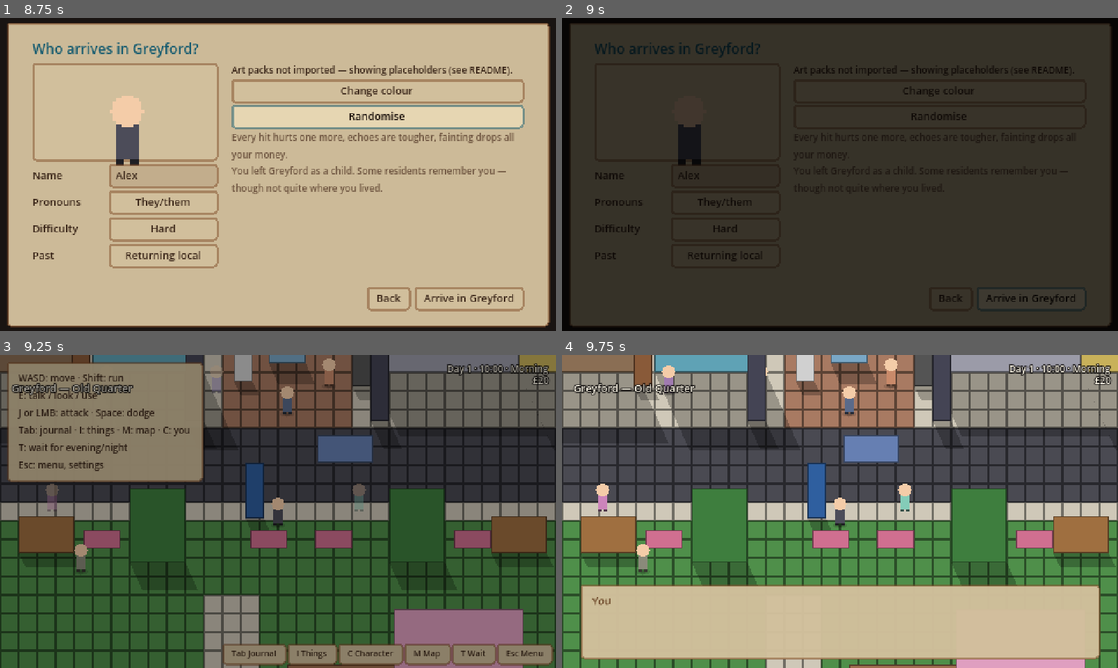
Above: before the commit, frames 1-4 (two rows, left to right).
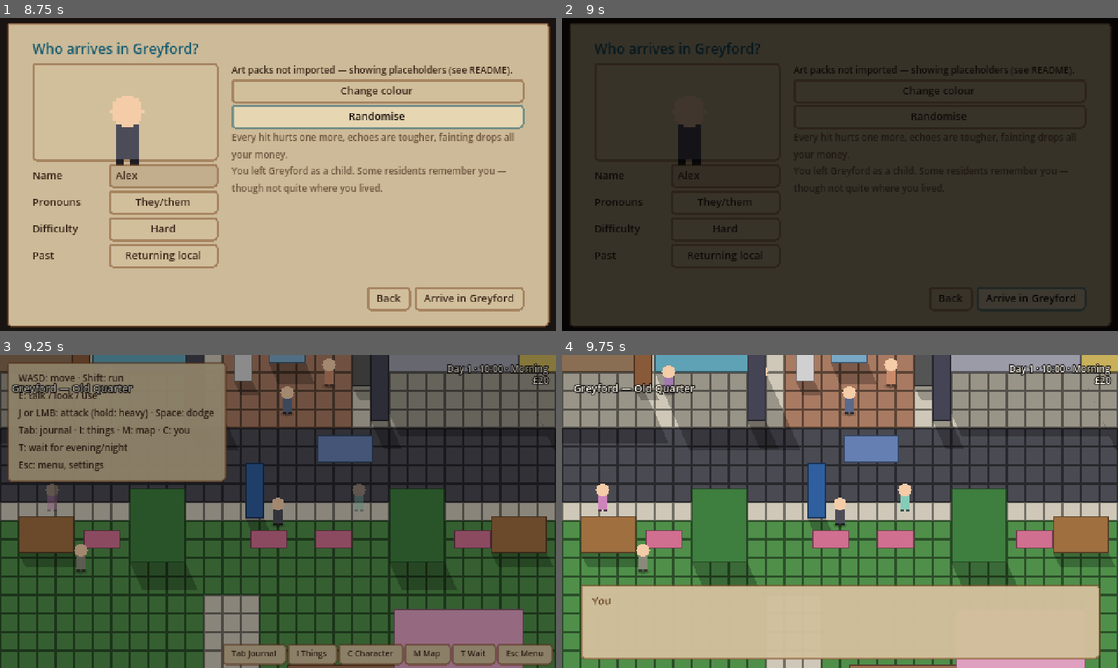
Above: after the commit, the same moments.

Repository: DoctorStrangeSH/ECHOES-OF-THE-VEIL
Game: Godot game, scene res://scenes/bootstrap/game_root.tscn
The game is run twice, just before and just after one commit, with the same random seed, the same clock (stepped at 60 frames per second) and the same inputs.
Inputs (mouse positions are in pixels of both pictures, inside the frame that each line leads up to):
- Up to frame 1 (8.75 s): click "New game" at 0.5 s; click (161, 174) at 1.27 s; type "Alex" at 1.35 s; click "Normal" at 2 s; click "They/them" at 2.75 s; click "She/her" at 3.5 s; click "He/him" at 4.25 s; click "Hard" at 5 s; click "Story" at 5.75 s; click "Normal" at 6.5 s; click "Change colour" at 7.25 s; click "Randomise" at 8 s
- Up to frame 2 (9 s): click "Arrive in Greyford" at 8.75 s
- Up to frame 3 (9.25 s): no input
- Up to frame 4 (9.75 s): tap Enter (ui_accept) at 9.5 s; move the mouse to (962, 495) at 9.52 s; hold D (move_right) from 9.53 s (still down); hold Q (ability) from 9.53 s (still down); click (962, 495) at 9.67 s

Frames 1-2 are identical in both runs. In frame 3, 1.7% of the frame differs, in the area x 16-41%, y 2-41%; in frame 4, nothing differs.

Commit message:
Combat depth: heavy blow, perfect dodge, poise, streaks, tells (R15a)
Co-Authored-By: Claude Opus 5.5 <noreply@anthropic.com>
Claude-Session: https://claude.ai/code/session_01MWkFZ7Z2CbQkcrDH1rQ54Y

Diff:
--- a/data/localization/r0_clarity.json
+++ b/data/localization/r0_clarity.json
@@ -30,7 +30,7 @@
   "GUIDE_NOTE_BRING_JONAH": {"en": "Ask Jonah to come with you first.", "ru": "Сначала позовите Джону с собой."},
   "GUIDE_NOTE_SITES": {"en": "Three doors at the bottom of the Ward street: hospital, kitchen, station. Weigh each testimony.", "ru": "Три двери внизу улицы Палаты: больница, кухня, станция. Оцените каждое свидетельство."},
   "GUIDE_NOTE_ALLIES": {"en": "Ask the people you trust (Jonah, Mara, Ivo, Nadiya, the Alderman, Dr Vale) to stand with you, then go down past the Seal.", "ru": "Попросите тех, кому доверяете (Джону, Мару, Иво, Надию, олдермена, доктора Вейл), встать рядом, потом спускайтесь мимо Печати."},
-  "HUD_CONTROLS": {"en": "WASD: move · Shift: run\nE: talk / look / use\nJ or LMB: attack · Space: dodge\nTab: journal · I: things · M: map · C: you\nT: wait for evening/night\nEsc: menu, settings", "ru": "WASD: ходить · Shift: бег\nE: говорить, осматривать\nJ или ЛКМ: удар · Пробел: рывок\nTab: журнал · I: вещи  …(78 unchanged characters)…
+  "HUD_CONTROLS": {"en": "WASD: move · Shift: run\nE: talk / look / use\nJ or LMB: attack (hold: heavy) · Space: dodge\nTab: journal · I: things · M: map · C: you\nT: wait for evening/night\nEsc: menu, settings", "ru": "WASD: ходить · Shift: бег\nE: говорить, осматривать\nJ или ЛКМ: удар (удерживать — тяжёлый) · Пробел: рывок\nTab: журнал · I: вещи  …(78 unchanged characters)…
   "WAIT_TITLE": {"en": "It's %s. Wait until…", "ru": "Сейчас %s. Подождать до…"},
   "WAIT_EVENING": {"en": "evening (18:00)", "ru": "вечера (18:00)"},
   "WAIT_NIGHT": {"en": "night (22:00)", "ru": "ночи (22:00)"},
--- a/data/localization/r4_enemies.json
+++ b/data/localization/r4_enemies.json
@@ -9,5 +9,11 @@
   "ENEMY_FLICKER_HINT": {"en": "when it glows, it steps out of the air behind you. Dodge as the glow fades", "ru": "когда засветится, шагнёт из воздуха вам за спину. Уходите рывком, как только свет погаснет"},
   "ENEMY_CALLER_HINT": {"en": "it keeps calling small echoes to its side. Reach it first", "ru": "всё время зовёт к себе мелких эхо. Сначала доберитесь до неё"},
   "ENEMY_MOURNER_HINT": {"en": "it heals the echoes around it, and the Lantern Flash doesn't stop it. Finish it first", "ru": "лечит эхо вокруг себя, и вспышка фонаря её не останавливает. Сначала — её"},
-  "COMBAT_GUARDED": {"en": "guarded", "ru": "отбито"}
+  "COMBAT_GUARDED": {"en": "guarded", "ru": "отбито"},
+  "COMBAT_BROKEN": {"en": "off balance!", "ru": "сбит!"},
+  "COMBAT_PERFECT": {"en": "Echo!", "ru": "Отзвук!"},
+  "COMBAT_COUNTER": {"en": "counter", "ru": "ответ"},
+  "COMBAT_STREAK": {"en": "streak ×%d", "ru": "связка ×%d"},
+  "COMBAT_STREAK_LOST": {"en": "streak broken", "ru": "связка прервана"},
+  "COMBAT_MOVES_HINT": {"en": "Hold the attack for a heavy blow all around. Dodge in the last instant before an echo strikes — time slows and your next blow hits twice as hard. Hits without being hurt make a streak: echoes leave more Resonance.", "ru": "Удерживайте удар — тяжёлый удар по кругу. Рывок в последний миг перед ударом эха — время замедляется, и следующий ваш удар вдвое сильнее. Удары без пропущенных — это связка: эхо оставляет больше Резонанса."}
 }
--- a/scripts/combat/combat_fx.gd
+++ b/scripts/combat/combat_fx.gd
@@ -3,6 +3,32 @@
 ## Shared "game feel" helpers: hit-stop, floating damage numbers, afterimages.
 
 static var _hitstop_depth := 0
+## Slow motion (a perfect dodge): real-time end and the scale it runs at.
+static var _slow_until := 0.0
+static var _slow_scale := 1.0
+static var _slow_id := 0
+
+
+static func _calm_scale() -> float:
+	return _slow_scale if Time.get_ticks_msec() / 1000.0 < _slow_until else 1.0
+
+
+## The world slows down for a moment of real time; hit-stops still work in it.
+static func slowmo(seconds: float, scale: float = 0.35) -> void:
+	var tree := Engine.get_main_loop() as SceneTree
+	if tree == null:
+		return
+	_slow_id += 1
+	var id := _slow_id
+	_slow_until = Time.get_ticks_msec() / 1000.0 + seconds
+	_slow_scale = scale
+	if _hitstop_depth <= 0:
+		Engine.time_scale = scale
+	await tree.create_timer(seconds, true, false, true).timeout
+	if id == _slow_id:
+		_slow_until = 0.0
+		if _hitstop_depth <= 0:
+			Engine.time_scale = 1.0
 
 
 ## Freezes the game briefly on impact. Overlapping calls extend, never stack.
@@ -16,7 +42,7 @@
 	_hitstop_depth -= 1
 	if _hitstop_depth <= 0:
 		_hitstop_depth = 0
-		Engine.time_scale = 1.0
+		Engine.time_scale = _calm_scale()
 
 
 ## Rising number above a hit. `parent` should be the location (world space).
@@ -25,12 +51,12 @@
 
 
 ## A short floating word above a spot (damage numbers, "guarded").
-static func text_pop(parent: Node, at: Vector2, text: String, color: Color = Color(1, 0.95, 0.8)) -> void:
+static func text_pop(parent: Node, at: Vector2, text: String, color: Color = Color(1, 0.95, 0.8), size: int = 8) -> void:
 	if parent == null:
 		return
 	var l := Label.new()
 	l.text = text
-	l.add_theme_font_size_override("font_size", 8)
+	l.add_theme_font_size_override("font_size", size)
 	l.add_theme_color_override("font_color", color)
 	l.add_theme_color_override("font_outline_color", Color.BLACK)
 	l.add_theme_constant_override("outline_size", 3)
--- a/scripts/combat/echo_enemy.gd
+++ b/scripts/combat/echo_enemy.gd
@@ -13,8 +13,10 @@
 ##   summon        - {"variant", "every", "max"}: calls more echoes while it lives
 ##   mend          - {"every", "radius", "amount"}: heals the echoes around it
 ##   resist_stun   - the Lantern Flash does not stop it
-## Readable state machine: drift -> chase -> wind-up (clear glow telegraph) ->
-## lunge/shoot -> recover. Hit flash, knockback, stun from the Lantern Flash.
+## Readable state machine: drift -> chase -> wind-up (glow, a "!" and the
+## lunge's path drawn on the ground) -> lunge/shoot -> recover.
+## Poise (R15a): hits wear it down (hard hits more); at zero the echo is
+## knocked off balance — dazed, open, and every hit on it does one more. Hit flash, knockback, stun from the Lantern Flash.
 ## Stays defeated once beaten (flag "defeated.<enemy_id>"). Drops Resonance.
 
 enum State { DRIFT, CHASE, WINDUP, LUNGE, RECOVER, HURT, STUNNED, DEAD }
@@ -72,6 +74,14 @@
 var _home := Vector2.ZERO
 var _flash := 0.0
 var _bar: Node2D
+var poise_max := 3
+var poise := 3.0
+var _last_hit_at := 0.0
+var _tell: Line2D
+const POISE_REGEN_DELAY := 2.0
+const BROKEN_TIME := 1.3
+## How long before a blow lands a dodge still counts as perfect.
+const PERFECT_WINDOW := 0.18
 
 @onready var sprite: LayeredCharacterSprite = $Sprite
 
@@ -114,6 +124,18 @@
 	_hitbox.knockback = 160.0
 	_hitbox.add_child(_rect_shape(Vector2(14, 14), Vector2(0, -8)))
 	add_child(_hitbox)
+
+	poise_max = int(variants().get(StringName(variant), {}).get("poise", max_health + 1))
+	poise = poise_max
+	_tell = Line2D.new()
+	_tell.width = 7.0
+	_tell.default_color = Color(1.0, 0.25, 0.2, 0.0)
+	_tell.begin_cap_mode = Line2D.LINE_CAP_ROUND
+	_tell.end_cap_mode = Line2D.LINE_CAP_ROUND
+	_tell.position = Vector2(0, -2)
+	_tell.visible = false
+	add_child(_tell)
+	move_child(_tell, 0)  # under the echo, over the floor
 
 	_bar = EnemyHealthBar.new()
 	_bar.position = Vector2(0, -36 * sprite.scale.y)
@@ -195,8 +217,10 @@
 		State.WINDUP:
 			var k := 1.0 - clampf(_timer / windup_time, 0.0, 1.0)
 			sprite.modulate = base_tint.lerp(WINDUP_TINT, k)
+			_tell.default_color.a = 0.12 + 0.4 * k
 			if _timer <= 0.0:
 				sprite.modulate = base_tint
+				_tell.visible = false
 				if ranged:
 					_shoot(player)
 					state = State.RECOVER
@@ -219,6 +243,10 @@
 			if _timer <= 0.0:
 				state = State.CHASE
 				sprite.modulate = base_tint
+	if state != State.WINDUP:
+		_tell.visible = false
+	if state != State.STUNNED and Time.get_ticks_msec() / 1000.0 - _last_hit_at > POISE_REGEN_DELAY:
+		poise = minf(poise_max, poise + delta * poise_max * 0.5)
 	velocity = desired * (0.5 if is_slowed() else 1.0)
 	if _knockback.length_squared() > 1.0:
 		velocity += _knockback
@@ -265,6 +293,13 @@
 	_dir = LayeredCharacterSprite.dir_from_vector(to_player, _dir)
 	_hitbox.position = _lunge_dir * 10.0
 	sprite.play(&"idle", _dir)
+	# The blow is drawn on the ground before it comes.
+	var reach := lunge_speed * lunge_time if not ranged else minf(to_player.length(), 90.0)
+	_tell.points = PackedVector2Array([Vector2.ZERO, _lunge_dir * reach])
+	_tell.width = 7.0 if not ranged else 2.0
+	_tell.default_color.a = 0.12
+	_tell.visible = true
+	CombatFx.text_pop(get_parent(), global_position + Vector2(0, -6), "!", Color(1, 0.4, 0.3), 14)
 	if ranged:
 		Sfx.play(&"stamp_warn", 0.1, -6.0)
 
@@ -299,6 +334,33 @@
 	sprite.play(&"hurt", _dir, true)
 	(_bar as EnemyHealthBar).show_health(health.health, health.max_health)
 	CombatFx.damage_number(get_parent(), global_position, damage)
+	_last_hit_at = Time.get_ticks_msec() / 1000.0
+	if state != State.STUNNED and not health.is_dead():
+		poise -= damage + (2 if knockback >= 200.0 else 0)
+		if poise <= 0.0:
+			break_poise()
+
+
+## Off balance: dazed for a moment and open to every hit.
+func break_poise() -> void:
+	poise = poise_max
+	state = State.STUNNED
+	_timer = BROKEN_TIME * (0.5 if resist_stun else 1.0)
+	_hitbox.position = Vector2.ZERO
+	_tell.visible = false
+	Sfx.play(&"hit_heavy", 0.1, -4.0)
+	CombatFx.text_pop(get_parent(), global_position + Vector2(0, -8), tr("COMBAT_BROKEN"), Color(1, 0.85, 0.4))
+
+
+## Whether a blow from this echo is about to land on `at` (a dodge now is
+## perfect).
+func is_threatening(at: Vector2) -> bool:
+	if state == State.DEAD or ranged:
+		return false
+	var near := global_position.distance_to(at) < attack_range + 22.0
+	if state == State.WINDUP:
+		return near and _timer <= PERFECT_WINDOW
+	return state == State.LUNGE and not _hit_this_lunge and near
 
 
 func _on_died() -> void:
@@ -326,7 +388,11 @@
 
 
 func _drop_rewards() -> void:
-	for i in resonance_drop:
+	var bonus := 0
+	var p := get_tree().get_first_node_in_group(&"player")
+	if p != null and resonance_drop > 0 and resonance_drop_override != 0:
+		bonus = mini(3, int(p.get("streak")) / 5)  # a clean run of hits pays
+	for i in resonance_drop + bonus:
 		var mote: ResonanceMote = MOTE_SCENE.instantiate()
 		mote.global_position = global_position + Vector2(randf_range(-8, 8), randf_range(-6, 2))
 		get_parent().add_child.call_deferred(mote)
@@ -340,6 +406,9 @@
 ## The first time the player meets a new kind of echo, a line on how to
 ## fight it (variants with a "hint").
 func _announce() -> void:
+	if not GameState.has_flag(&"seen.combat_moves"):
+		GameState.set_flag(&"seen.combat_moves", true)
+		EventHub.toast_requested.emit(tr("COMBAT_MOVES_HINT"))
 	var v: Dictionary = variants().get(StringName(variant), {})
 	if not v.has("hint"):
 		return
@@ -352,7 +421,9 @@
 
 ## Guard: light hits from the side it faces glance off.
 func _modify_damage(damage: int, from_position: Vector2) -> int:
-	if not guard or damage >= 2 or state in [State.STUNNED, State.DEAD]:
+	if state == State.STUNNED:
+		return damage + 1  # off balance: open to everything
+	if not guard or damage >= 2 or state == State.DEAD:
 		return damage
 	var facing := _facing_vector()
 	var from := (from_position - global_position).normalized()
--- a/scripts/combat/memory_shard.gd
+++ b/scripts/combat/memory_shard.gd
@@ -10,6 +10,7 @@
 
 
 func _ready() -> void:
+	add_to_group(&"memory_shard")
 	super._ready()
 	team = &"enemy"
 	damage = 1
--- a/scripts/player/player.gd
+++ b/scripts/player/player.gd
@@ -4,6 +4,10 @@
 ## Town: 8-direction movement, sprint, interaction.
 ## Veil locations (combat_enabled): weapon combo (3 hits, finisher), dodge with
 ## short i-frames, "Lantern Flash" stun ability, quick heal, hit-stop and shake.
+## R15a: hold the attack for a heavy blow all around; a dodge in the last
+## instant before an echo's blow is perfect (the Echo: time slows and the
+## next blow is a counter for double); a run of hits without being hurt is a
+## streak, and a streak makes echoes drop more Resonance.
 ## Stats come from the equipped weapon/trinket and Attunements (Inventory.stat).
 ## Owner: player. Manual tests: docs/technical/m3-test-plan.md.
 
@@ -21,6 +25,10 @@
 const FLASH_RADIUS := 50.0
 const FLASH_STUN := 1.6
 const FLASH_COOLDOWN := 6.0
+const CHARGE_START := 0.3
+const CHARGE_FULL := 0.8
+const HEAVY_RADIUS := 26.0
+const COUNTER_TIME := 1.5
 
 ## Behind the wheel of your own car in the open world (see Driving).
 const DRIVE_SPEED := 210.0
@@ -58,6 +66,11 @@
 var _combo_expires_at := 0.0
 var _knockback := Vector2.ZERO
 var _fainting := false
+var _hold_start := -1.0
+var _charge := 0.0
+var _counter_until := 0.0
+## Hits landed in a row without being hurt.
+var streak := 0
 var _dodge_time := 0.0
 var _dodge_dir := Vector2.ZERO
 var _dodge_ready_at := 0.0
@@ -179,6 +192,7 @@
 	_update_shake(delta)
 	if combat_enabled:
 		_report_cooldowns()
+		_update_charge()
 
 
 func _unhandled_input(event: InputEvent) -> void:
@@ -199,6 +213,7 @@
 		return
 	elif event.is_action_pressed(&"attack"):
 		get_viewport().set_input_as_handled()
+		_hold_start = _now()
 		_attack()
 	elif event.is_action_pressed(&"dodge"):
 		get_viewport().set_input_as_handled()
@@ -296,6 +311,9 @@
 	if is_finisher:
 		damage += int(Inventory.stat("finisher_bonus"))
 	damage += int(Inventory.stat("damage_bonus"))
+	var countering := _take_counter()
+	if countering:
+		damage *= 2
 	var cooldown := float(w.get("cooldown", 0.36)) * (1.35 if is_finisher else 1.0)
 	_attack_ready_at = now + cooldown
 	_combo_expires_at = now + cooldown + COMBO_WINDOW
@@ -305,7 +323,7 @@
 	hitbox.position = facing * (weapon_reach * 0.9) + Vector2(0, -10)
 	hitbox.scale = Vector2.ONE * clampf(weapon_reach / 12.0, 0.8, 1.5)
 	hitbox.damage = damage
-	hitbox.knockback = float(w.get("knockback", 140)) * (1.5 if is_finisher else 1.0)
+	hitbox.knockback = float(w.get("knockback", 140)) * (1.5 if is_finisher or countering else 1.0)
 	sprite.play(&"punch", _dir, true)
 	Sfx.play(&"swing", 0.1)
 	var style := String(w.get("style", "fists"))
@@ -325,9 +343,10 @@
 		return
 	var hits := hitbox.strike()
 	if hits > 0:
-		Sfx.play(&"hit_heavy" if is_finisher else &"hit")
-		CombatFx.hitstop(0.07 if is_finisher else 0.04)
-		shake(3.0 if is_finisher else 1.5)
+		Sfx.play(&"hit_heavy" if is_finisher or countering else &"hit")
+		CombatFx.hitstop(0.07 if is_finisher or countering else 0.04)
+		shake(3.0 if is_finisher or countering else 1.5)
+		_add_streak(hits)
 
 
 func _dodge() -> void:
@@ -342,6 +361,7 @@
 	_knockback = Vector2.ZERO
 	health.grant_invulnerability(DODGE_IFRAMES)
 	Sfx.play(&"dodge")
+	_check_perfect_dodge()
 	if Progression.has_special("echo_strike"):
 		_echo_strike_until = now + DODGE_TIME + 1.5
 	if Progression.has_special("veil_step"):
@@ -484,9 +504,120 @@
 		_focus_mark.global_position = Vector2(_focused.global_position.x, minf(top, _focused.global_position.y - 10.0) - 6.0)
 
 
+# --- Heavy blow, perfect dodge, streak (R15a) ------------------------------------
+
+func _update_charge() -> void:
+	if _hold_start < 0.0:
+		return
+	if Input.is_action_pressed(&"attack") and not _is_blocked() and _dodge_time <= 0.0:
+		var t := _now() - _hold_start
+		if t > CHARGE_START:
+			var was := _charge
+			_set_charge(clampf((t - CHARGE_START) / (CHARGE_FULL - CHARGE_START), 0.0, 1.0))
+			if was < 1.0 and _charge >= 1.0:
+				Sfx.play(&"flash", 0.1, -12.0)
+				CombatFx.flash_ring(get_parent(), global_position + Vector2(0, -8), 12.0, Color(1, 0.85, 0.5, 0.8))
+		return
+	var full := _charge >= 1.0
+	_hold_start = -1.0
+	_set_charge(0.0)
+	if full and not _is_blocked():
+		_heavy()
+
+
+func _set_charge(c: float) -> void:
+	_charge = c
+	var a := sprite.modulate.a
+	if c <= 0.0:
+		sprite.modulate = Color(1, 1, 1, a)
+	else:
+		var pulse := 0.5 + 0.5 * sin(_now() * (14.0 if c >= 1.0 else 6.0))
+		var tint := Color(1, 1, 1).lerp(Color(1.45, 1.3, 1.05), c * (0.55 + 0.45 * pulse))
+		sprite.modulate = Color(tint.r, tint.g, tint.b, a)
+
+
+## A heavy blow all around: more damage, hard knockback, knocks echoes off
+## balance.
+func _heavy() -> void:
+	var now := _now()
+	var w := Inventory.weapon()
+	var combo: Array = w.get("combo", [1, 1, 2])
+	var damage := int(combo.max()) + 1 + int(Inventory.stat("damage_bonus")) + int(Inventory.stat("finisher_bonus"))
+	var countering := _take_counter()
+	if countering:
+		damage *= 2
+	_attack_ready_at = now + 0.45
+	_combo_index = 0
+	_action_anim_time = 0.4
+	sprite.play(&"punch", _dir, true)
+	Sfx.play(&"swing", 0.1, 2.0)
+	CombatFx.flash_ring(get_parent(), global_position + Vector2(0, -8), HEAVY_RADIUS + 8.0, Color(1, 0.8, 0.45, 0.85))
+	var q := PhysicsShapeQueryParameters2D.new()
+	var circle := CircleShape2D.new()
+	circle.radius = HEAVY_RADIUS
+	q.shape = circle
+	q.transform = Transform2D(0.0, global_position + Vector2(0, -8))
+	q.collision_mask = Hurtbox.LAYER_COMBAT
+	q.collide_with_areas = true
+	q.collide_with_bodies = false
+	var hits := 0
+	for r in get_world_2d().direct_space_state.intersect_shape(q, 16):
+		var hb := r["collider"] as Hurtbox
+		if hb != null and hb.team != &"player" and hb.receive(damage, global_position, 280.0):
+			hits += 1
+	if hits > 0:
+		Sfx.play(&"hit_heavy")
+		CombatFx.hitstop(0.09)
+		shake(4.0)
+		_add_streak(hits)
+
+
+func _take_counter() -> bool:
+	if _now() >= _counter_until:
+		return false
+	_counter_until = 0.0
+	CombatFx.text_pop(get_parent(), global_position + Vector2(0, -6), tr("COMBAT_COUNTER"), Color(0.6, 0.9, 1.0))
+	return true
+
+
+## A dodge in the last instant before a blow lands: the Echo.
+func _check_perfect_dodge() -> void:
+	var threat := false
+	for e in get_tree().get_nodes_in_group(&"echo_enemy"):
+		if e.has_method("is_threatening") and e.is_threatening(global_position):
+			threat = true
+			break
+	if not threat:
+		for s in get_tree().get_nodes_in_group(&"memory_shard"):
+			if (s as Node2D).global_position.distance_to(global_position + Vector2(0, -8)) < 26.0:
+				threat = true
+				break
+	if not threat:
+		return
+	_counter_until = _now() + COUNTER_TIME
+	health.grant_invulnerability(0.5)
+	Sfx.play(&"flash", 0.1, -6.0)
+	CombatFx.flash_ring(get_parent(), global_position + Vector2(0, -8), 30.0, Color(0.6, 0.85, 1.0, 0.8))
+	CombatFx.text_pop(get_parent(), global_position, tr("COMBAT_PERFECT"), Color(0.6, 0.9, 1.0), 11)
+	CombatFx.slowmo(0.45, 0.3)
+	EventHub.perfect_dodge.emit()
+
+
+func _add_streak(hits: int) -> void:
+	var before := streak / 5
+	streak += hits
+	if streak / 5 > before:
+		CombatFx.text_pop(get_parent(), global_position + Vector2(0, -10), tr("COMBAT_STREAK") % streak, Color(1, 0.9, 0.5), 10)
+
+
 # --- Combat reactions ----------------------------------------------------------
 
 func _on_hit(damage: int, from_position: Vector2, knockback: float) -> void:
+	if streak >= 5:
+		CombatFx.text_pop(get_parent(), global_position, tr("COMBAT_STREAK_LOST"), Color(0.8, 0.8, 0.85))
+	streak = 0
+	_hold_start = -1.0
+	_set_charge(0.0)
 	var away := (global_position - from_position).normalized()
 	if away == Vector2.ZERO:
 		away = -facing
--- a/systems/core/event_hub.gd
+++ b/systems/core/event_hub.gd
@@ -36,3 +36,6 @@
 
 ## The player got out of their car (world position, which way it faces).
 signal car_parked(at: Vector2, dir: String)
+
+## A dodge in the last instant before a blow (R15a).
+signal perfect_dodge
--- a/tests/test_runner.gd
+++ b/tests/test_runner.gd
@@ -754,6 +754,41 @@
 	await get_tree().process_frame
 
 
+func test_combat_depth() -> void:
+	var scene := load("res://scenes/combat/echo_enemy.tscn") as PackedScene
+	var room := Node2D.new()
+	add_child(room)
+	var e := scene.instantiate() as EchoEnemy
+	e.variant = "hollow"
+	room.add_child(e)
+	check(e.poise_max >= 1 and e.poise == e.poise_max, "an echo starts with full poise")
+	# Light hits wear poise down; a hard hit (strong knockback) more.
+	var hb := e.find_child("Hurtbox", true, false) as Hurtbox
+	e.health.max_health = 50
+	e.health.health = 50
+	e.health.invulnerability_time = 0.0
+	hb.receive(1, e.global_position + Vector2(0, 20), 140.0)
+	check(e.state != EchoEnemy.State.STUNNED, "one light hit does not break it")
+	hb.receive(2, e.global_position + Vector2(0, 20), 210.0)
+	check(e.state == EchoEnemy.State.STUNNED, "a finisher on a worn echo knocks it off balance")
+	check(e._modify_damage(1, Vector2.ZERO) == 2, "off balance, every hit does one more")
+	# The tell and the perfect-dodge window.
+	e.state = EchoEnemy.State.CHASE
+	e._start_windup(Vector2(0, 20))
+	check(e._tell.visible, "the wind-up draws the blow on the ground")
+	check(not e.is_threatening(e.global_position + Vector2(0, 20)), "too early is not a perfect dodge")
+	e._timer = EchoEnemy.PERFECT_WINDOW * 0.5
+	check(e.is_threatening(e.global_position + Vector2(0, 20)), "the last instant is")
+	check(not e.is_threatening(e.global_position + Vector2(0, 200)), "not from across the room")
+	# Slow motion ends by itself.
+	CombatFx.slowmo(0.1, 0.3)
+	check(is_equal_approx(Engine.time_scale, 0.3), "the Echo slows time")
+	await get_tree().create_timer(0.15, true, false, true).timeout
+	check(is_equal_approx(Engine.time_scale, 1.0), "and lets it go")
+	room.queue_free()
+	await get_tree().process_frame
+
+
 func test_campaign_acts_start_in_order() -> void:
 	GameState.reset_for_new_game()
 	GameState.is_playing = true
Not shown, changed: docs/DECISIONS.md
Not shown, changed: docs/production/roadmap-2.0.ru.md
